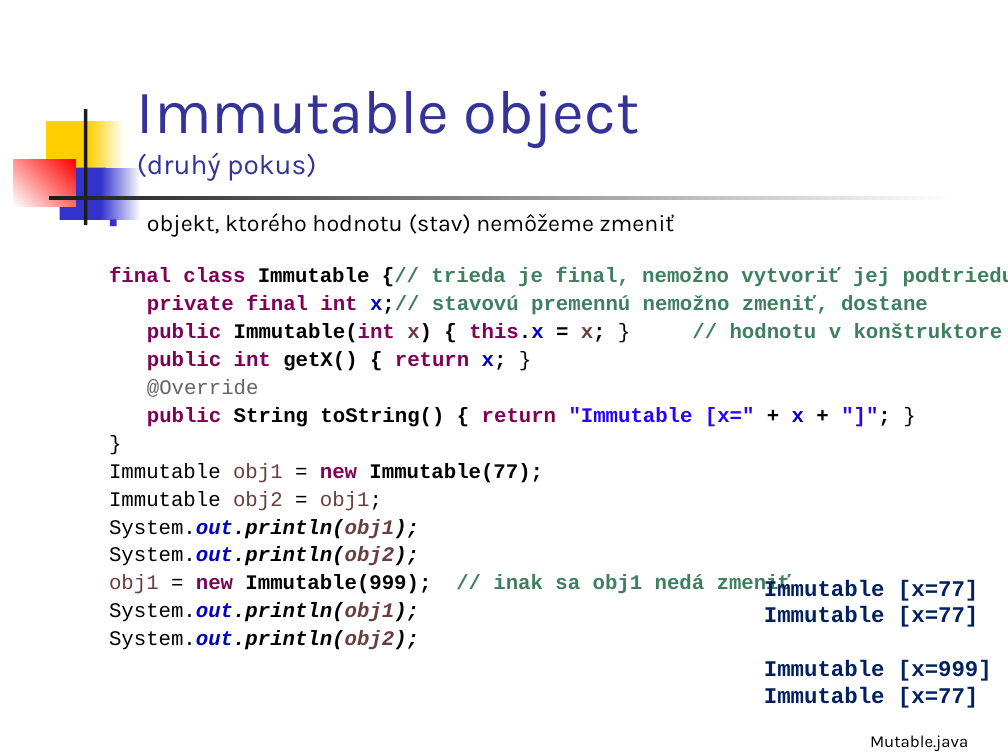
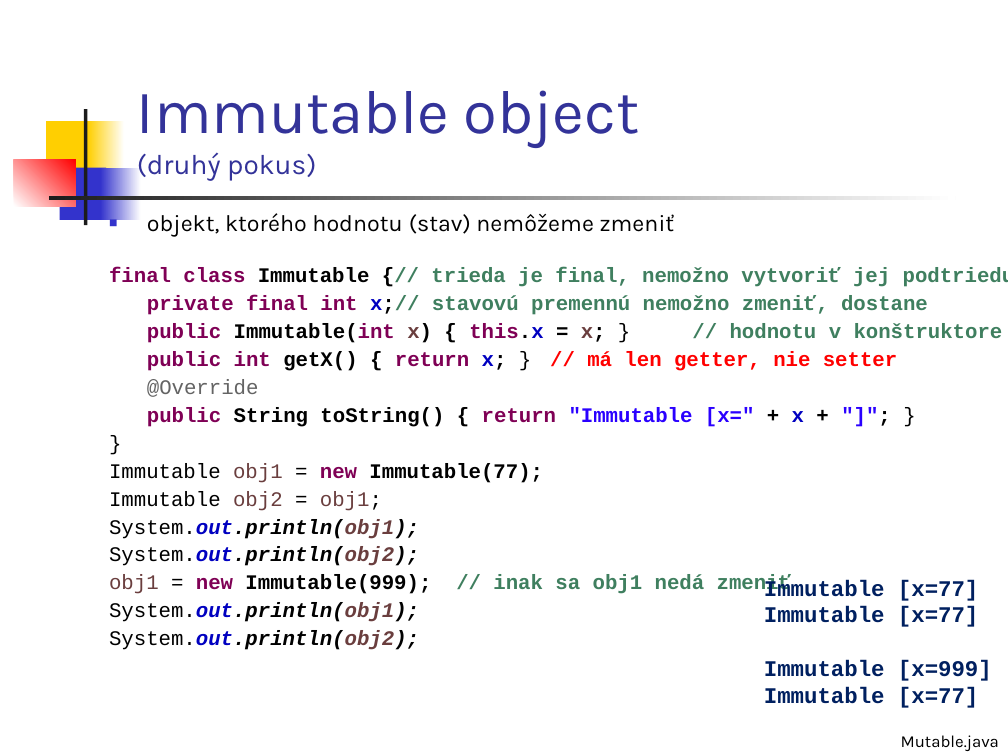
Before and after one commit to Programovanie4/Prednasky, a slide deck: slide 29 of 04/04_java.ppt (slide 28 before the commit). Drawn at 1008x756 pixels with LibreOffice and Linux fonts; fonts in the diff are those of the drawing. Boxes give left, top, right and bottom in pixels: in the first picture for what was removed or moved away, otherwise in the second. Text is boxed around its words. In the diff, an @@ line names an element or a change of style, - is before the commit and + after.

```diff
--- a/04/04_java.ppt
+++ b/04/04_java.ppt
@@ text at (147,351,897,371): text changed; text colour #7F0055 to #FF0000 @@
-public int getX() { return x; }
+public int getX() { return x; } // má len getter, nie setter
@@ text "Mutable.java": place and size @@
-text "Mutable.java" at (870,735,968,751)
+text "Mutable.java" at (901,735,999,751)
```
Also in this commit, not shown: 12 other slides changed, 4 other files.
